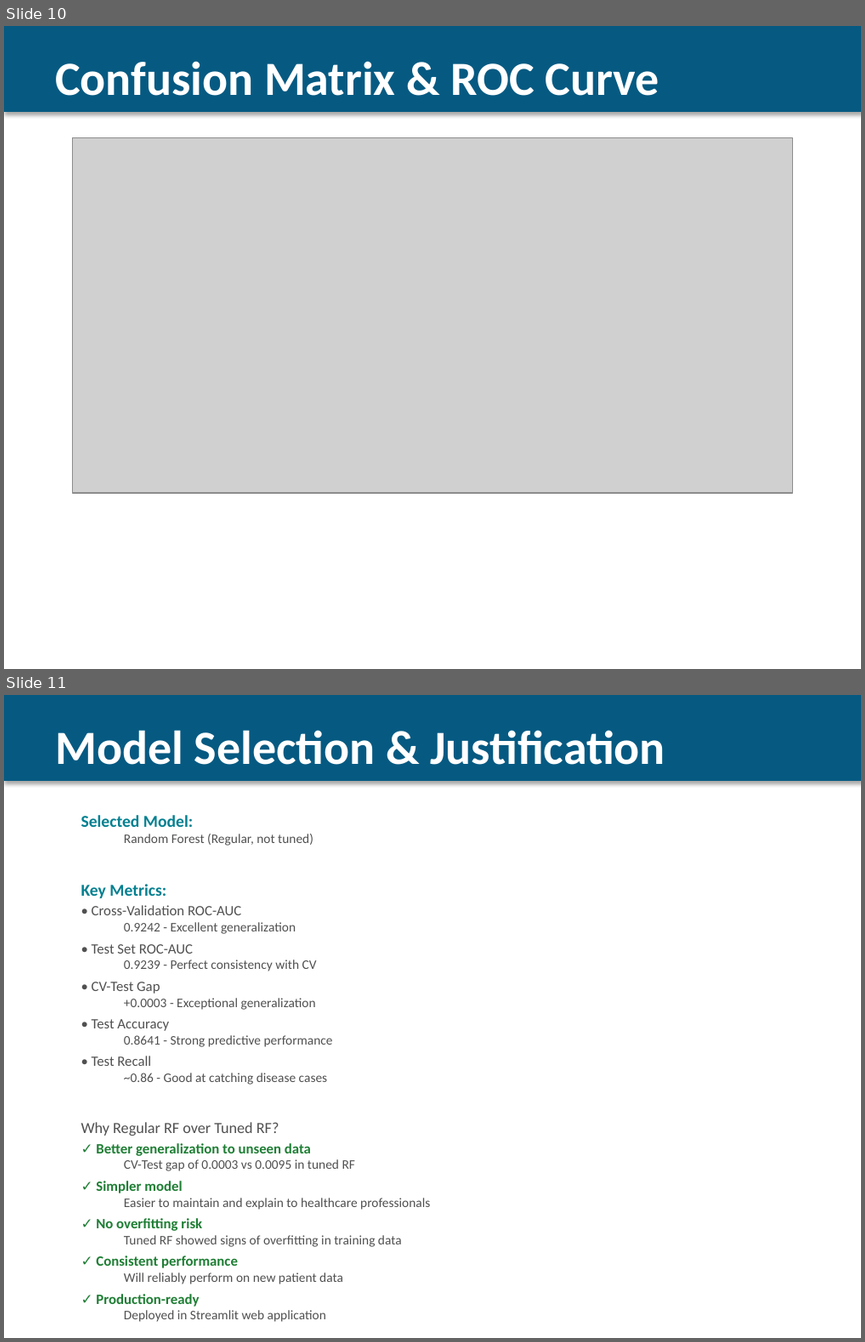
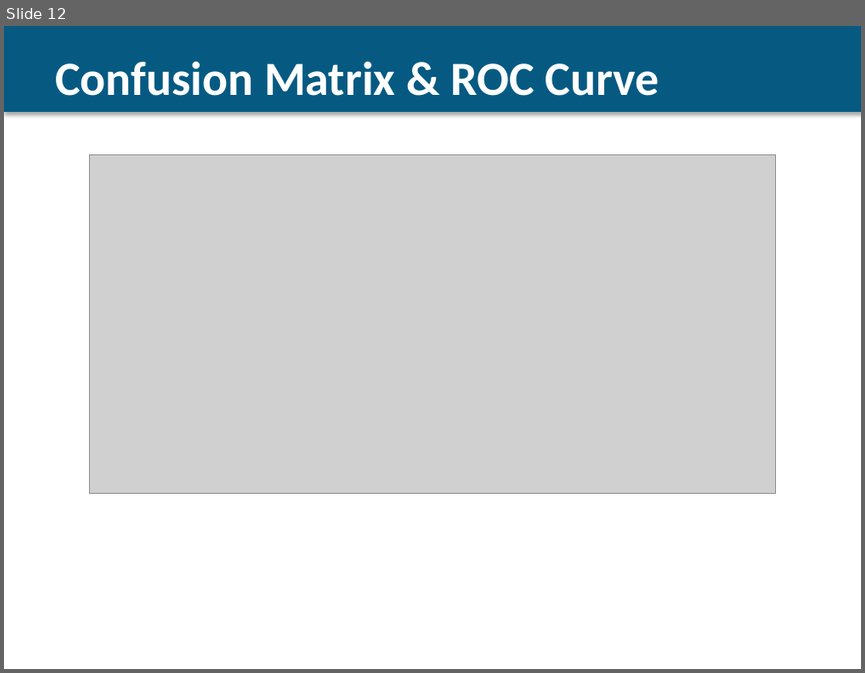
Before and after one commit to Mahdi-20/Heart-Failure-Prediction-Dataset, a slide deck: Heart_Failure_Presentation.pptx. Shown one above the other, each under a label of ours: slides 10 and 11 before the commit, slide 12 after it. The pictures are 865x1342 and 865x673 pixels, drawn with LibreOffice and Linux fonts; fonts in the diff are those of the drawing; grey boxes stand for pictures. Boxes give left, top, right and bottom in pixels: in the first picture for what was removed or moved away, otherwise in the second. Text is boxed around its words. In the diff, an @@ line names an element or a change of style, - is before the commit and + after.

Commit message:
Update Heart_Failure_Presentation.pptx with Deep Learning integration
Complete presentation refresh with:
- 14 comprehensive slides (expanded from 13)
- Deep Learning (TensorFlow/Keras Neural Network) fully integrated
- All 6 models performance comparison with detailed metrics
- Neural network architecture details slide
- Model selection infographic showing Random Forest as recommended
- Clear justification: highest recall (87.53%) for healthcare deployment
- Professional visualizations and color-coded recommendations
- Ready for course presentation

Key metrics included:
- Random Forest: ROC-AUC 0.9239, Recall 87.53%
- Neural Network: ROC-AUC 0.9212, Recall 84.31%
- Clear recommendation: Random Forest for production due to healthcare priority (higher recall)

```diff
--- a/Heart_Failure_Presentation.pptx
+++ b/Heart_Failure_Presentation.pptx
@@ slide 11 removed at (x1=4, y1=695, x2=861, y2=1338), background #FFFFFF @@
@@ rectangle removed at (x1=4, y1=695, x2=861, y2=781) @@
@@ text removed at (x1=55, y1=730, x2=665, y2=765) @@
-Model Selection & Justification
@@ text removed at (x1=81, y1=815, x2=430, y2=1306) @@
-Selected Model:
-  Random Forest (Regular, not tuned)
-Key Metrics:
-• Cross-Validation ROC-AUC
-  0.9242 - Excellent generalization
-• Test Set ROC-AUC
-  0.9239 - Perfect consistency with CV
-• CV-Test Gap
-  +0.0003 - Exceptional generalization
-• Test Accuracy
-  0.8641 - Strong predictive performance
-• Test Recall
-  ~0.86 - Good at catching disease cases
-Why Regular RF over Tuned RF?
-✓ Better generalization to unseen data
-  CV-Test gap of 0.0003 vs 0.0095 in tuned RF
-✓ Simpler model
-  Easier to maintain and explain to healthcare professionals
-✓ No overfitting risk
-  Tuned RF showed signs of overfitting in training data
-✓ Consistent performance
-  Will reliably perform on new patient data
-✓ Production-ready
-  Deployed in Streamlit web application
@@ what was slide 10 is now slide 12 @@
@@ slide 12 changed as well @@
@@ picture resized from (x1=73, y1=137, x2=792, y2=493) to (x1=90, y1=154, x2=775, y2=493) @@
```
Also in this commit, not shown: 9 other slides changed, 3 slides added, 1 other slide removed, 1 other file.
